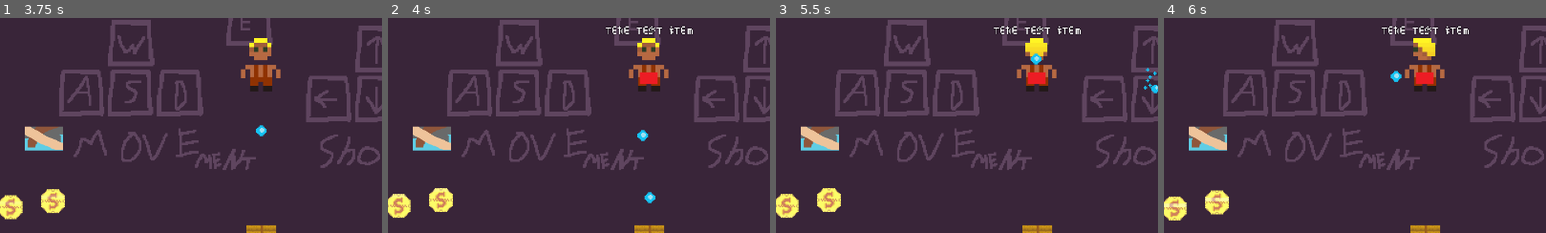
Above: before the commit, frames 1-4 (left to right).
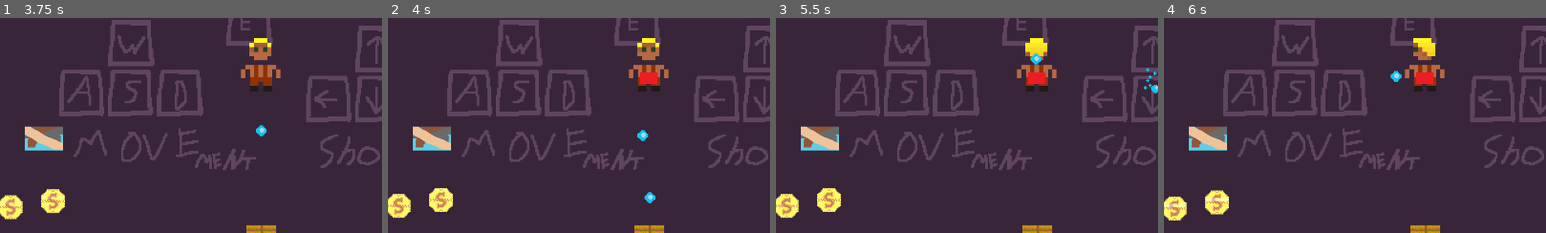
Above: after the commit, the same moments.

Repository: Korneplod1337/Jonny-Adventure
Game: Godot game, scene res://start.tscn
Two runs of this game, one before a commit and one after it. Both use one fixed random seed, a clock stepped at 60 frames per second and the inputs below.
Inputs (mouse positions are % of the whole screen's width and height, from its top left):
- Up to frame 1 (3.75 s): tap Enter at 0.5 s; move the mouse to (72, 45) at 0.52 s; hold Right (fire_right) 0.53-1.25 s; tap I (i) at 0.6 s; tap O (o) at 0.8, 3.6 s; click (23, 82) at 1.25 s; click "Jonny" at 2 s; click (25, 76) at 2.75 s; move the mouse to (30, 55) at 3.52 s; hold Down (fire_down) from 3.53 s (still down)
- Up to frame 2 (4 s): keep holding Down (fire_down); tap I (i) at 3.8 s
- Up to frame 3 (5.5 s): tap Space (space) at 4.25 s; move the mouse to (60, 28) at 4.27 s; release Down (fire_down) at 4.28 s; hold Right (fire_right) 4.28-5.03 s; hold E (button_E) 4.28-5.03 s; tap O (o) at 4.55 s; move the mouse to (45, 70) at 5.02 s; hold Up (fire_up) from 5.03 s (still down); tap K (button_K) at 5.1 s; tap I (i) at 5.3 s
- Up to frame 4 (6 s): move the mouse to (80, 65) at 5.77 s; release Up (fire_up) at 5.78 s; hold Left (fire_left) from 5.78 s (still down); tap L (button_L) at 5.85 s
The pictures show only the part of the screen within x 16-66%, y 36-86%; the shares and areas given below are measured in that part.

Frame 1 is identical in both runs. In frame 2, 0.4% of the frame differs, in the area x 57-80%, y 3-8%; in frame 3, 0.4%; in frame 4, 0.4%.

Commit message:
items

Diff:
--- a/game/HUD/HUD.tscn
+++ b/game/HUD/HUD.tscn
@@ -86,6 +86,7 @@
 [ext_resource type="Texture2D" uid="uid://deq7l4jhy0bif" path="res://image/interface/stats/sky_gem9.png" id="74_oiata"]
 [ext_resource type="Texture2D" uid="uid://b3qu7lc4kuq3n" path="res://image/interface/stats/sky_gem10.png" id="75_dxf50"]
 [ext_resource type="Texture2D" uid="uid://dpqppxbtdi3ol" path="res://image/main_menu/stop_menu.png" id="86_ff4nn"]
+[ext_resource type="Theme" uid="uid://c626wtnojhto8" path="res://image/interface/new_theme.tres" id="86_p0ac8"]
 [ext_resource type="Texture2D" uid="uid://ww3vynkop1x4" path="res://image/interface/HUD/death_menu.png" id="87_ekhi8"]
 
 [sub_resource type="LabelSettings" id="LabelSettings_ht4al"]
@@ -548,28 +549,36 @@
 
 [node name="InventoryList" type="ItemList" parent="HUD" unique_id=1484417758]
 layout_mode = 1
-anchors_preset = -1
-anchor_left = 0.6984375
+anchors_preset = 6
+anchor_left = 1.0
 anchor_top = 0.5
 anchor_right = 1.0
 anchor_bottom = 0.5
-offset_left = -248.0
+offset_left = -633.0
 offset_top = -360.0
 offset_bottom = 360.0
 grow_horizontal = 0
 grow_vertical = 2
 theme_override_styles/panel = SubResource("StyleBoxEmpty_ekhi8")
 max_text_lines = 2
-metadata/_edit_use_anchors_ = true
-
-[node name="ItemsGridContainer" type="GridContainer" parent="HUD/InventoryList" unique_id=892028582]
+
+[node name="ItemsScroll" type="ScrollContainer" parent="HUD/InventoryList" unique_id=1972940559]
 layout_mode = 1
 anchors_preset = 1
 anchor_left = 1.0
 anchor_right = 1.0
-offset_left = -288.0
-offset_bottom = 547.0
+offset_left = -633.0
+offset_right = -3.0
+offset_bottom = 680.0
 grow_horizontal = 0
+theme = ExtResource("86_p0ac8")
+follow_focus = true
+horizontal_scroll_mode = 0
+
+[node name="ItemsGridContainer" type="GridContainer" parent="HUD/InventoryList/ItemsScroll" unique_id=892028582]
+layout_mode = 2
+size_flags_horizontal = 10
+size_flags_vertical = 2
 columns = 4
 
 [node name="PauseMenu" type="Panel" parent="HUD" unique_id=1100991669]
--- a/game/HUD/Slot.tscn
+++ b/game/HUD/Slot.tscn
@@ -26,6 +26,7 @@
 
 [node name="ToolTipPanel" type="Panel" parent="." unique_id=965864509]
 visible = false
+z_index = 100
 custom_minimum_size = Vector2(100, 60)
 layout_mode = 1
 offset_left = -200.0
--- a/game/HUD/hud.gd
+++ b/game/HUD/hud.gd
@@ -107,10 +107,11 @@
 # Предметы инвентарь
 const SlotScene: PackedScene = preload("uid://bmr2p245fgr3l")
 
+
 @onready var items: Array[Dictionary] = []
 
 func add_item(icon: Texture2D, tooltip: String):
-	items.append({"icon": icon, "tooltip": tooltip})
+	items.insert(0, {"icon": icon, "tooltip": tooltip})
 	_render_inventory()
 
 func _render_inventory():
@@ -121,6 +122,7 @@
 		slot.set_icon(item_data.icon)
 		slot.set_tooltip(item_data.tooltip)
 		items_container.add_child(slot)
+
 
 
 
@@ -157,7 +159,8 @@
 @onready var hearts_row: HBoxContainer = $HUD/LeftUpVBoxContainer/HpContainersRow
 
 @onready var inventory_panel: Control = $HUD/InventoryList
-@onready var items_container: GridContainer = $HUD/InventoryList/ItemsGridContainer
+@onready var items_container: GridContainer = $HUD/InventoryList/ItemsScroll/ItemsGridContainer
+@onready var items_scroll: ScrollContainer = $HUD/InventoryList/ItemsScroll
 
 @onready var death_menu: Control = $HUD/DeathMenu
 @onready var distance_label: Label = $HUD/DeathMenu/VBoxContainer/DistanceLabel
--- /dev/null
+++ b/game/objects/Equipment/EquipManager.gd
@@ -0,0 +1,92 @@
+# EquipManager.gd
+extends Node
+class_name EquipManager
+
+class EquipData:
+	static var unlocked: Dictionary = {}
+	static var SAVE_PATH := "user://equip.cfg"
+	static var DEFAULT_UNLOCKED_EQUIP := [
+		"hat_basic",
+		"gloves_basic",
+		"armor_basic",
+		"gun_basic",
+	]
+
+	static func _init() -> void:
+		load_config()
+
+	static func unlock(id: String) -> void:
+		unlocked[id] = true
+		save_config()
+
+	static func is_unlocked(id: String) -> bool:
+		return unlocked.get(id, false)
+
+	static func save_config() -> void:
+		var cfg := ConfigFile.new()
+		for k in unlocked.keys():
+			cfg.set_value("unlocks", k, true)
+		cfg.save(SAVE_PATH)
+
+	static func load_config() -> void:
+		var cfg := ConfigFile.new()
+		var err := cfg.load(SAVE_PATH)
+
+		unlocked.clear()
+
+		# дефолтные эквипы
+		for id in DEFAULT_UNLOCKED_EQUIP:
+			unlocked[id] = true
+
+		if err == OK and cfg.has_section("unlocks"):
+			for k in cfg.get_section_keys("unlocks"):
+				unlocked[k] = true
+		else:
+			# первый запуск — сразу создаём файл с дефолтами
+			save_config()
+
+func _ready() -> void:
+	EquipData._init()
+
+enum SlotType { HEAD, GLOVES, ARMOR, WEAPON }
+
+const EQUIP_ITEMS := [
+	{"id": "hat_basic", 			"scene": preload("uid://c0wi0y0m87i5u"),
+	 "tier": 1, 				"slot": SlotType.HEAD },
+	{"id": "gloves_basic", 		"scene": preload("uid://c0wi0y0m87i5u"),
+	"tier": 1, 				"slot": SlotType.GLOVES },
+	{"id": "armor_basic", 		"scene": preload("uid://c0wi0y0m87i5u"),
+	"tier": 1, 				"slot": SlotType.ARMOR },
+	{"id": "gun_basic", 			"scene": preload("uid://c0wi0y0m87i5u"),
+	"tier": 1, 				"slot": SlotType.WEAPON },
+]
+
+var rng := RandomNumberGenerator.new()
+
+func spawn_random(tiers: Array[int], pos: Vector2) -> void:
+	rng.randomize()
+
+	var candidates: Array = []
+	for item in EQUIP_ITEMS:
+		if item.tier in tiers and EquipData.is_unlocked(item.id):
+			candidates.append(item)
+
+	if candidates.is_empty():
+		print("No unlocked equip for tiers: ", tiers)
+		return
+
+	var data = candidates[rng.randi() % candidates.size()]
+	var inst = data.scene.instantiate()
+	inst.position = pos
+	get_tree().current_scene.add_child(inst)
+
+# например, после убийства врага EquipManager.spawn_random([1], global_position)
+
+func debug_spawn(id: String, pos: Vector2) -> void:
+	for item in EQUIP_ITEMS:
+		if item.id == id:
+			var inst = item.scene.instantiate()
+			inst.position = pos
+			get_tree().current_scene.add_child(inst)
+			return
+	print("Equip item not found: ", id)
--- /dev/null
+++ b/game/objects/Equipment/Test_equip.tscn
@@ -0,0 +1,29 @@
+[gd_scene format=3 uid="uid://c0wi0y0m87i5u"]
+
+[ext_resource type="Script" uid="uid://vltyib4edwj5" path="res://game/objects/Equipment/test_equip.gd" id="1_abewn"]
+[ext_resource type="PackedScene" uid="uid://dx1fok8ftgyw4" path="res://game/interact_tools/Ineractable.tscn" id="2_hrrq3"]
+[ext_resource type="Texture2D" uid="uid://dwjxxrdxpcxne" path="res://image/ttttt.png" id="3_55mdh"]
+
+[sub_resource type="CircleShape2D" id="CircleShape2D_8hrro"]
+radius = 40.04997
+
+[sub_resource type="CircleShape2D" id="CircleShape2D_1jv4v"]
+radius = 19.0
+
+[node name="Area2D" type="Area2D" unique_id=1573338715]
+script = ExtResource("1_abewn")
+drop_scene = null
+
+[node name="Interactable" parent="." unique_id=1127086938 instance=ExtResource("2_hrrq3")]
+interact_name = "teke test item"
+
+[node name="CollisionShape2D" type="CollisionShape2D" parent="Interactable" unique_id=1838692232]
+shape = SubResource("CircleShape2D_8hrro")
+
+[node name="CollisionShape2D" type="CollisionShape2D" parent="." unique_id=1115124566]
+shape = SubResource("CircleShape2D_1jv4v")
+
+[node name="Sprite2D" type="Sprite2D" parent="." unique_id=1434817061]
+rotation = 1.3210512
+scale = Vector2(2, 2)
+texture = ExtResource("3_55mdh")
--- /dev/null
+++ b/game/objects/Equipment/test_equip.gd
@@ -0,0 +1,21 @@
+extends Area2D
+
+@export var item_id: String
+@export var slot_type: int = EquipManager.SlotType.WEAPON
+@export var icon: Texture2D
+@export var tooltip: String = ""
+@export var effect_scene: PackedScene   # shot.tscn и т.п.
+@export var drop_scene: PackedScene     # что падает при замене
+
+func _ready() -> void:
+	$Interactable.interact = _on_interact
+
+func _on_interact() -> void:
+	var player := get_tree().get_first_node_in_group("player")
+	if not player:
+		print('net igroka equip')
+		return
+
+	var equip = player.get_node("PlayerEquip")
+	equip.equip_item(self)
+	queue_free() # убираем предмет с пола
--- a/game/objects/Items/ItemManager.gd
+++ b/game/objects/Items/ItemManager.gd
@@ -1,19 +1,19 @@
 extends Node
 
-# Внутренний класс для данных (ConfigFile)
-class GameData:
+class ItemData:
 	static var unlocked_items: Dictionary = {}
 	static var picked_items: Dictionary = {}
-	static var SAVE_PATH = "user://items.cfg"
+	static var SAVE_PATH := "user://items.cfg"
+	static var DEFAULT_UNLOCKED := ["hpup", "shield"]
 
-	static func _init():
+	static func _init() -> void:
 		load_config()
 
-	static func unlock_item(id: String):
+	static func unlock_item(id: String) -> void:
 		unlocked_items[id] = true
 		save_config()
 
-	static func mark_picked(id: String):
+	static func mark_picked(id: String) -> void:
 		if unlocked_items.get(id):
 			picked_items[id] = true
 			save_config()
@@ -24,73 +24,100 @@
 	static func is_picked(id: String) -> bool:
 		return picked_items.get(id, false)
 
-	static func save_config():
-		var cfg = ConfigFile.new()
-		for k in unlocked_items: cfg.set_value("unlocks", k, true)
-		for k in picked_items: cfg.set_value("picked", k, true)
+	static func save_config() -> void:
+		var cfg := ConfigFile.new()
+		for k in unlocked_items:
+			cfg.set_value("unlocks", k, true)
+		for k in picked_items:
+			cfg.set_value("picked", k, true)
 		cfg.save(SAVE_PATH)
 
-	static func load_config():
-		var cfg = ConfigFile.new()
-		if cfg.load(SAVE_PATH) != OK: return
-		for sec in ["unlocks", "picked"]:
-			for k in cfg.get_section_keys(sec):
-				match sec:
-					"unlocks": unlocked_items[k] = true
-					"picked": picked_items[k] = true
+	static func load_config() -> void:
+		var cfg := ConfigFile.new()
+		var err := cfg.load(SAVE_PATH)
 
-# Пулы — ДОБАВЛЕНО!
-const POOLS = {
+		# дефолтные разблокированные
+		for id in DEFAULT_UNLOCKED:
+			unlocked_items[id] = true
+
+		if err == OK:
+			for sec in ["unlocks", "picked"]:
+				for k in cfg.get_section_keys(sec):
+					match sec:
+						"unlocks":
+							unlocked_items[k] = true
+						"picked":
+							picked_items[k] = true
+		else:
+			# первый запуск — сразу создаём файл с дефолтами
+			save_config()
+
+# Пулы
+const POOLS := {
 	"treasure": [
-		{"id": "sword", "scene": preload("res://game/objects/Items/test_item.tscn"), "tier": 1},
+		{"id": "hpup",  "scene": preload("res://game/objects/Items/test_item.tscn"), "tier": 1},
 		{"id": "potion", "scene": preload("res://game/objects/Items/test_item.tscn"), "tier": 2},
-		{"id": "shield", "scene": preload("res://game/objects/Items/test_item.tscn"), "tier": 1}
+		{"id": "shield", "scene": preload("res://game/objects/Items/test_item.tscn"), "tier": 1},
 	],
 	"shop": [
-		{"id": "ring", "scene": preload("res://game/objects/Items/test_item.tscn"), "tier": 3}
-	]
+		{"id": "ring", "scene": preload("res://game/objects/Items/test_item.tscn"), "tier": 3},
+	],
 }
 
-var rng = RandomNumberGenerator.new()
+var rng := RandomNumberGenerator.new()
 
-func _ready():
-	unlock_item("sword")
-	GameData._init()
+func _ready() -> void:
+	ItemData._init()
 
 func random_pick(pool_type: String, tiers: Array[int]) -> Dictionary:
-	var pool = POOLS.get(pool_type, []).filter(func(i): return i.tier in tiers)
-	var candidates = []
+	var pool: Array = POOLS.get(pool_type, []).filter(
+		func(i): return i.tier in tiers
+	)
+	if pool.is_empty():
+		return {}
+
+	var candidates: Array = []
 	for item in pool:
-		if not GameData.is_unlocked(item.id): continue
-		var w = 1.0 + (1.0 if GameData.is_picked(item.id) else 0.0)
+		if not ItemData.is_unlocked(item.id):
+			continue
+		var w := 1.0
+		if ItemData.is_picked(item.id):
+			w += 1.0
 		candidates.append({"item": item, "weight": w})
 
+	# fallback: если по какой-то причине нет кандидатов, но есть unlocked
 	if candidates.is_empty():
-		# fallback: любой unlocked в пуле
 		for item in pool:
-			if GameData.is_unlocked(item.id): return item
+			if ItemData.is_unlocked(item.id):
+				return item
+		return {}
 
-	var total = 0.0
-	for c in candidates: total += c.weight
-	var r = rng.randf() * total
-	var acc = 0.0
+	var total := 0.0
+	for c in candidates:
+		total += c.weight
+
+	var r := rng.randf() * total
+	var acc := 0.0
 	for c in candidates:
 		acc += c.weight
 		if r <= acc:
-			GameData.mark_picked(c.item.id)
 			return c.item
-	return candidates[0].item
 
-func spawn(pool_type: String, tiers: Array[int], pos: Vector2):
-	var item = random_pick(pool_type, tiers)
+	return candidates[0].item  # безопасный финальный fallback
+
+func spawn(pool_type: String, tiers: Array[int], pos: Vector2) -> void:
+	var item := random_pick(pool_type, tiers)
+	if item.is_empty():
+		print("No unlocked items for pool:", pool_type, "tiers:", tiers)
+		return
 	var inst = item.scene.instantiate()
 	inst.position = pos
 	get_tree().current_scene.add_child(inst)
 
-func unlock_item(id: String):
-	GameData.unlock_item(id)
+func unlock_item(id: String) -> void:
+	ItemData.unlock_item(id)
 
-func debug_spawn(id: String, pos: Vector2):
+func debug_spawn(id: String, pos: Vector2) -> void:
 	for pool in POOLS.values():
 		for item in pool:
 			if item.id == id:
@@ -98,10 +125,3 @@
 				inst.position = pos
 				get_tree().current_scene.add_child(inst)
 				return
-
-'''
-Спавн: ItemManager.spawn("treasure", [1], pos) — всегда спавнит unlocked (ролл или fallback).
-Разблокировка: ItemManager.unlock_item("potion") (статично).
-Дебаг: ItemManager.debug_spawn("sword", pos).
-test_item.tscn/gd: export var item_id: String = "sword" (заполните в редакторе).
-'''
--- a/game/objects/Items/test_item.gd
+++ b/game/objects/Items/test_item.gd
@@ -2,6 +2,7 @@
 @onready var interactable: Area2D = $Interactable
 @export var item_icon: Texture2D: set = _set_item_icon  # иконка для инвентаря
 @export var item_tooltip: String = "this is test item luul" # текст для инвентаря
+@export var item_id: String = ''
 
 func _ready() -> void:
 	interactable.interact = _on_interact
@@ -17,7 +18,7 @@
 	#
 	var hud = get_tree().get_first_node_in_group("HUD")
 	hud.add_item(item_icon, item_tooltip)
-
+	ItemManager.ItemData.mark_picked(item_id)
 	queue_free()
 
 func _set_item_icon(new_icon: Texture2D):
--- a/game/objects/Items/test_item.tscn
+++ b/game/objects/Items/test_item.tscn
@@ -14,6 +14,7 @@
 [node name="TestItem" type="Area2D" unique_id=1430574395]
 script = ExtResource("1_c55ww")
 item_icon = ExtResource("2_hw6qn")
+item_id = "hpup"
 
 [node name="CollisionShape2D" type="CollisionShape2D" parent="." unique_id=627769741]
 shape = SubResource("CircleShape2D_oisx2")
--- a/game/player/Jonny/Jonny.tscn
+++ b/game/player/Jonny/Jonny.tscn
@@ -16,6 +16,7 @@
 [ext_resource type="Texture2D" uid="uid://bg0r320ov4hsr" path="res://game/player/Base_Jonny_textures/shot_left.png" id="16_0e4oy"]
 [ext_resource type="Texture2D" uid="uid://bhhrmf6kbryw3" path="res://game/player/Base_Jonny_textures/shot_rightt.png" id="17_eeltd"]
 [ext_resource type="PackedScene" uid="uid://dw14oijigxyr4" path="res://game/interact_tools/InteractingComponents.tscn" id="17_gh012"]
+[ext_resource type="Script" uid="uid://c1tdmo5x4ishm" path="res://game/player/Jonny/PlayerEquip.gd" id="18_3pvxu"]
 [ext_resource type="Texture2D" uid="uid://cup4rr84336xg" path="res://game/player/Base_Jonny_textures/shot_up.png" id="18_088ty"]
 
 [sub_resource type="SpriteFrames" id="SpriteFrames_g617h"]
@@ -140,6 +141,7 @@
 fire_rate_level = 10.0
 
 [node name="InteractingComponents" parent="." unique_id=2012981929 instance=ExtResource("17_gh012")]
+visible = false
 position = Vector2(0, -11.837838)
 scale = Vector2(0.9999998, 0.9999998)
 
@@ -168,5 +170,8 @@
 scale = Vector2(0.99999994, 0.99999994)
 shape = SubResource("RectangleShape2D_fm61y")
 
+[node name="PlayerEquip" type="Node2D" parent="." unique_id=322029676]
+script = ExtResource("18_3pvxu")
+
 [connection signal="timeout" from="immune_Timer" to="." method="_on_immune_timer_timeout"]
 [connection signal="timeout" from="shot_Timer" to="." method="_on_shot_timer_timeout"]
--- /dev/null
+++ b/game/player/Jonny/PlayerEquip.gd
@@ -0,0 +1,32 @@
+# PlayerEquip.gd
+extends Node
+
+signal equipment_changed(equipped: Dictionary)
+
+var equipped := {
+	EquipManager.SlotType.HEAD: null,
+	EquipManager.SlotType.GLOVES: null,
+	EquipManager.SlotType.ARMOR: null,
+	EquipManager.SlotType.WEAPON: null,
+}
+
+func equip_item(item: Node) -> void:
+	var slot = item.slot_type
+	var player := get_parent()
+	var old_item = equipped[slot]
+
+	if old_item and old_item.drop_scene:
+		_drop(old_item, player.global_position)
+
+	equipped[slot] = item
+	if item.has_method("on_equipped"):
+		item.on_equipped(player)
+	equipment_changed.emit(equipped)
+
+func _drop(item: Node, pos: Vector2) -> void:
+	var scene = item.drop_scene
+	if not scene:
+		return
+	var inst = scene.instantiate()
+	inst.position = pos
+	get_tree().current_scene.add_child(inst)
--- /dev/null
+++ b/image/interface/HUD/style/scrol_test1.svg
@@ -0,0 +1,20 @@
+<?xml version="1.0" encoding="UTF-8" ?>
+<svg version="1.1" width="20" height="50" xmlns="http://www.w3.org/2000/svg" shape-rendering="crispEdges">
+<rect x="4" y="1" width="12" height="9" fill="#564290" />
+<rect x="2" y="2" width="2" height="18" fill="#564290" />
+<rect x="16" y="2" width="2" height="8" fill="#564290" />
+<rect x="1" y="3" width="1" height="17" fill="#564290" />
+<rect x="18" y="3" width="1" height="7" fill="#564290" />
+<rect x="0" y="5" width="1" height="15" fill="#564290" />
+<rect x="19" y="5" width="1" height="5" fill="#564290" />
+<rect x="4" y="10" width="6" height="10" fill="#564290" />
+<rect x="10" y="10" width="10" height="10" fill="#694290" />
+<rect x="0" y="20" width="10" height="10" fill="#694290" />
+<rect x="10" y="20" width="10" height="10" fill="#564290" />
+<rect x="0" y="30" width="10" height="10" fill="#564290" />
+<rect x="10" y="30" width="10" height="15" fill="#694290" />
+<rect x="0" y="40" width="10" height="5" fill="#694290" />
+<rect x="1" y="45" width="18" height="2" fill="#694290" />
+<rect x="2" y="47" width="16" height="1" fill="#694290" />
+<rect x="4" y="48" width="12" height="1" fill="#694290" />
+</svg>
--- /dev/null
+++ b/image/interface/HUD/style/scrol_test2.svg
@@ -0,0 +1,20 @@
+<?xml version="1.0" encoding="UTF-8" ?>
+<svg version="1.1" width="20" height="50" xmlns="http://www.w3.org/2000/svg" shape-rendering="crispEdges">
+<rect x="4" y="1" width="12" height="9" fill="#654EAA" />
+<rect x="2" y="2" width="2" height="18" fill="#654EAA" />
+<rect x="16" y="2" width="2" height="8" fill="#654EAA" />
+<rect x="1" y="3" width="1" height="17" fill="#654EAA" />
+<rect x="18" y="3" width="1" height="7" fill="#654EAA" />
+<rect x="0" y="5" width="1" height="15" fill="#654EAA" />
+<rect x="19" y="5" width="1" height="5" fill="#654EAA" />
+<rect x="4" y="10" width="6" height="10" fill="#654EAA" />
+<rect x="10" y="10" width="10" height="10" fill="#7C4EAA" />
+<rect x="0" y="20" width="10" height="10" fill="#7C4EAA" />
+<rect x="10" y="20" width="10" height="10" fill="#654EAA" />
+<rect x="0" y="30" width="10" height="10" fill="#654EAA" />
+<rect x="10" y="30" width="10" height="15" fill="#7C4EAA" />
+<rect x="0" y="40" width="10" height="5" fill="#7C4EAA" />
+<rect x="1" y="45" width="18" height="2" fill="#7C4EAA" />
+<rect x="2" y="47" width="16" height="1" fill="#7C4EAA" />
+<rect x="4" y="48" width="12" height="1" fill="#7C4EAA" />
+</svg>
--- /dev/null
+++ b/image/interface/HUD/style/scrol_test3.svg
@@ -0,0 +1,20 @@
+<?xml version="1.0" encoding="UTF-8" ?>
+<svg version="1.1" width="20" height="50" xmlns="http://www.w3.org/2000/svg" shape-rendering="crispEdges">
+<rect x="4" y="1" width="12" height="9" fill="#473677" />
+<rect x="2" y="2" width="2" height="18" fill="#473677" />
+<rect x="16" y="2" width="2" height="8" fill="#473677" />
+<rect x="1" y="3" width="1" height="17" fill="#473677" />
+<rect x="18" y="3" width="1" height="7" fill="#473677" />
+<rect x="0" y="5" width="1" height="15" fill="#473677" />
+<rect x="19" y="5" width="1" height="5" fill="#473677" />
+<rect x="4" y="10" width="6" height="10" fill="#473677" />
+<rect x="10" y="10" width="10" height="10" fill="#563677" />
+<rect x="0" y="20" width="10" height="10" fill="#563677" />
+<rect x="10" y="20" width="10" height="10" fill="#473677" />
+<rect x="0" y="30" width="10" height="10" fill="#473677" />
+<rect x="10" y="30" width="10" height="15" fill="#563677" />
+<rect x="0" y="40" width="10" height="5" fill="#563677" />
+<rect x="1" y="45" width="18" height="2" fill="#563677" />
+<rect x="2" y="47" width="16" height="1" fill="#563677" />
+<rect x="4" y="48" width="12" height="1" fill="#563677" />
+</svg>
--- a/image/interface/new_theme.tres
+++ b/image/interface/new_theme.tres
@@ -1,16 +1,74 @@
 [gd_resource type="Theme" format=3 uid="uid://c626wtnojhto8"]
 
-[ext_resource type="Texture2D" uid="uid://7ynrxursa4cd" path="res://image/interface/HUD/style.png" id="1_vn61q"]
+[ext_resource type="Texture2D" uid="uid://7ynrxursa4cd" path="res://image/interface/HUD/style/style.png" id="1_dnh2d"]
+[ext_resource type="Texture2D" uid="uid://bplqmt5343xm1" path="res://image/interface/HUD/style/scrol_test1.svg" id="2_dnh2d"]
 [ext_resource type="FontFile" uid="uid://bjnli87f6ufj6" path="res://Fonts/JonnyAdventureFont2.ttf" id="2_rw3gs"]
+[ext_resource type="Texture2D" uid="uid://c27203bfum6jq" path="res://image/interface/HUD/style/scrol_test2.svg" id="3_v46i8"]
+[ext_resource type="Texture2D" uid="uid://dycp31coe0t0e" path="res://image/interface/HUD/style/scrol_test3.svg" id="4_oxf80"]
 
-[sub_resource type="StyleBoxTexture" id="StyleBoxTexture_p55jf"]
-texture = ExtResource("1_vn61q")
+[sub_resource type="StyleBoxTexture" id="StyleBoxTexture_r6av8"]
+texture = ExtResource("1_dnh2d")
 texture_margin_left = 69.63783
 texture_margin_top = 35.036392
 texture_margin_right = 70.71807
 texture_margin_bottom = 70.131516
 region_rect = Rect2(2, 2, 92, 92)
 
+[sub_resource type="ImageTexture" id="ImageTexture_rw3gs"]
+
+[sub_resource type="StyleBoxTexture" id="StyleBoxTexture_dnh2d"]
+texture = ExtResource("2_dnh2d")
+
+[sub_resource type="StyleBoxTexture" id="StyleBoxTexture_oxf80"]
+texture = ExtResource("3_v46i8")
+
+[sub_resource type="StyleBoxTexture" id="StyleBoxTexture_6vx87"]
+texture = ExtResource("4_oxf80")
+
+[sub_resource type="StyleBoxFlat" id="StyleBoxFlat_6vx87"]
+content_margin_left = 4.0
+content_margin_top = 0.0
+content_margin_right = 4.0
+content_margin_bottom = 0.0
+bg_color = Color(0.1, 0.1, 0.1, 0.6)
+corner_radius_top_left = 10
+corner_radius_top_right = 10
+corner_radius_bottom_right = 10
+corner_radius_bottom_left = 10
+corner_detail = 6
+
+[sub_resource type="StyleBoxFlat" id="StyleBoxFlat_r6av8"]
+content_margin_left = 4.0
+content_margin_top = 4.0
+content_margin_right = 4.0
+content_margin_bottom = 4.0
+bg_color = Color(1, 1, 1, 0.75)
+draw_center = false
+border_width_left = 2
+border_width_top = 2
+border_width_right = 2
+border_width_bottom = 2
+corner_radius_top_left = 3
+corner_radius_top_right = 3
+corner_radius_bottom_right = 3
+corner_radius_bottom_left = 3
+corner_detail = 5
+expand_margin_left = 2.0
+expand_margin_top = 2.0
+expand_margin_right = 2.0
+expand_margin_bottom = 2.0
+
 [resource]
 default_font = ExtResource("2_rw3gs")
-Panel/styles/panel = SubResource("StyleBoxTexture_p55jf")
+Panel/styles/panel = SubResource("StyleBoxTexture_r6av8")
+VScrollBar/icons/decrement = SubResource("ImageTexture_rw3gs")
+VScrollBar/icons/decrement_highlight = SubResource("ImageTexture_rw3gs")
+VScrollBar/icons/decrement_pressed = SubResource("ImageTexture_rw3gs")
+VScrollBar/icons/increment = SubResource("ImageTexture_rw3gs")
+VScrollBar/icons/increment_highlight = SubResource("ImageTexture_rw3gs")
+VScrollBar/icons/increment_pressed = SubResource("ImageTexture_rw3gs")
+VScrollBar/styles/grabber = SubResource("StyleBoxTexture_dnh2d")
+VScrollBar/styles/grabber_highlight = SubResource("StyleBoxTexture_oxf80")
+VScrollBar/styles/grabber_pressed = SubResource("StyleBoxTexture_6vx87")
+VScrollBar/styles/scroll = SubResource("StyleBoxFlat_6vx87")
+VScrollBar/styles/scroll_focus = SubResource("StyleBoxFlat_r6av8")
--- a/menu_scripts/reset.gd
+++ b/menu_scripts/reset.gd
@@ -12,5 +12,6 @@
 const FILES_TO_WIPE := [
 	"user://stats.cfg",
 	"user://achievements.cfg",
-	"user://items.cfg"
+	"user://items.cfg",
+	"user://equip.cfg"
 ]
Not shown, added: game/objects/Equipment/EquipManager.gd.uid
Not shown, added: game/objects/Equipment/test_equip.gd.uid
Not shown, added: game/player/Jonny/PlayerEquip.gd.uid
Not shown, changed: image/interface/HUD/style/scrol_test1.svg.import
Not shown, added: image/interface/HUD/style/scrol_test2.svg.import
Not shown, added: image/interface/HUD/style/scrol_test3.svg.import
Renamed: image/interface/HUD/style.png -> image/interface/HUD/style/style.png
Not shown, added: image/interface/HUD/style/style.png.import
